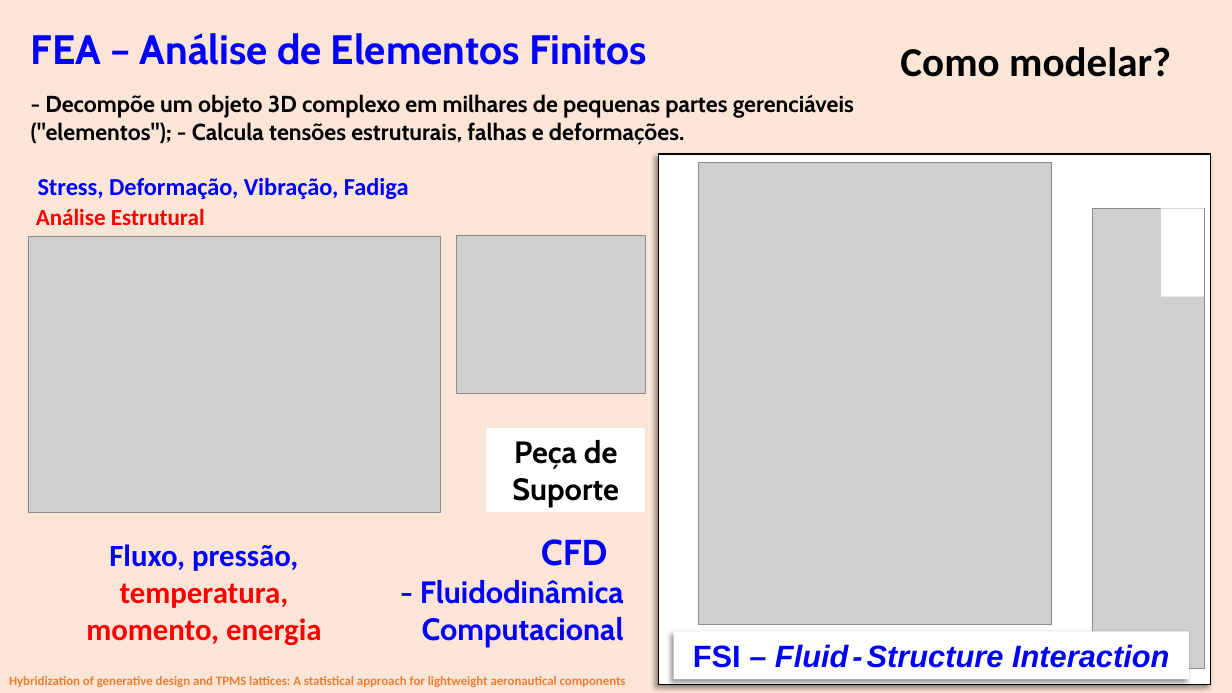
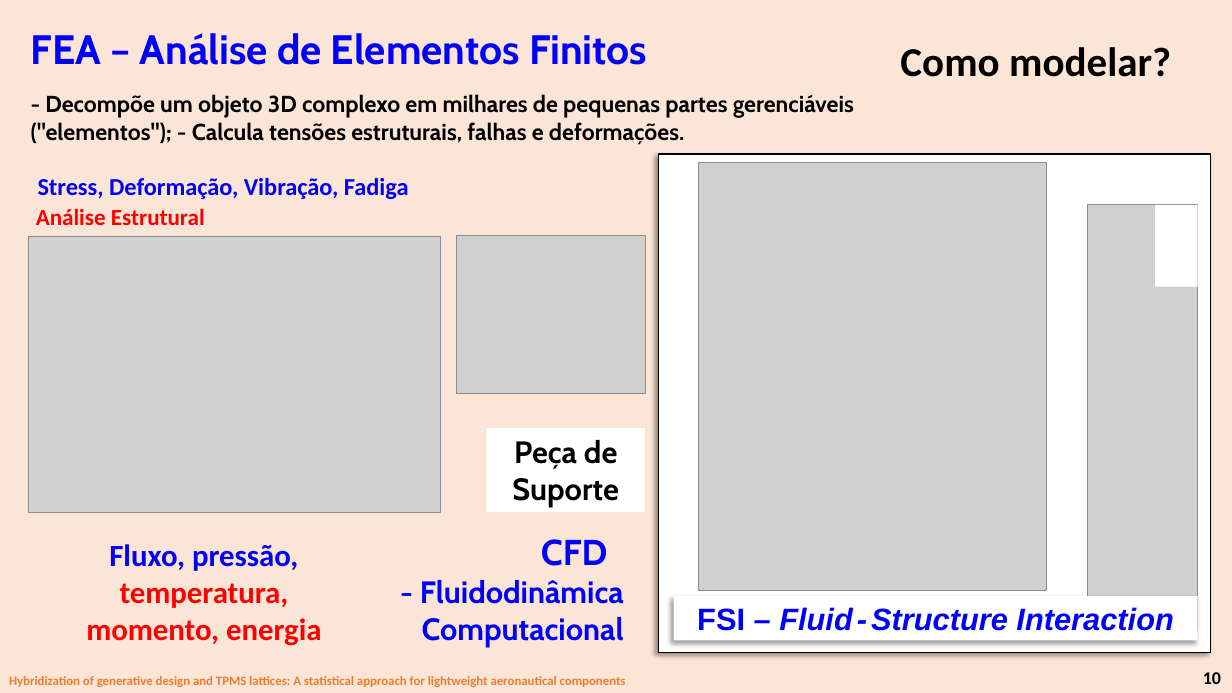
Before and after one commit to grossiRM/AM_FEG, a slide deck: slide 28 of Plano_V02_iii_AM_FEG/d_Topicos Especiais - Introducao a Manufatura Aditiva para Metais.pptx (slide 17 before the commit). Drawn at 1232x693 pixels with LibreOffice and Linux fonts; fonts in the diff are those of the drawing; grey boxes stand for pictures. Boxes give left, top, right and bottom in pixels: in the first picture for what was removed or moved away, otherwise in the second. Text is boxed around its words. In the diff, an @@ line names an element or a change of style, - is before the commit and + after.

```diff
--- a/Plano_V02_iii_AM_FEG/d_Topicos Especiais - Introducao a Manufatura Aditiva para Metais.pptx
+++ b/Plano_V02_iii_AM_FEG/d_Topicos Especiais - Introducao a Manufatura Aditiva para Metais.pptx
@@ rectangle: place and size @@
-rectangle at (658,154,1211,685)
+rectangle at (658,154,1211,653)
@@ picture: place and size @@
-picture at (699,163,1052,625)
+picture at (698,163,1046,591)
@@ picture: place and size @@
-picture at (1092,208,1204,668)
+picture at (1088,205,1198,630)
@@ rectangle: place and size @@
-rectangle at (1162,208,1204,297)
+rectangle at (1155,205,1198,287)
@@ rectangle "FSI – Fluid - Structure ...": place and size @@
-rectangle "FSI – Fluid - Structure ..." at (674,631,1189,679)
+rectangle "FSI – Fluid - Structure ..." at (674,596,1198,640)
@@ text added at (1203,672,1221,684), 14 pt, text #000000, bold @@
+10
```
Also in this commit, not shown: 23 other slides changed, 11 slides added, 8 other files.
